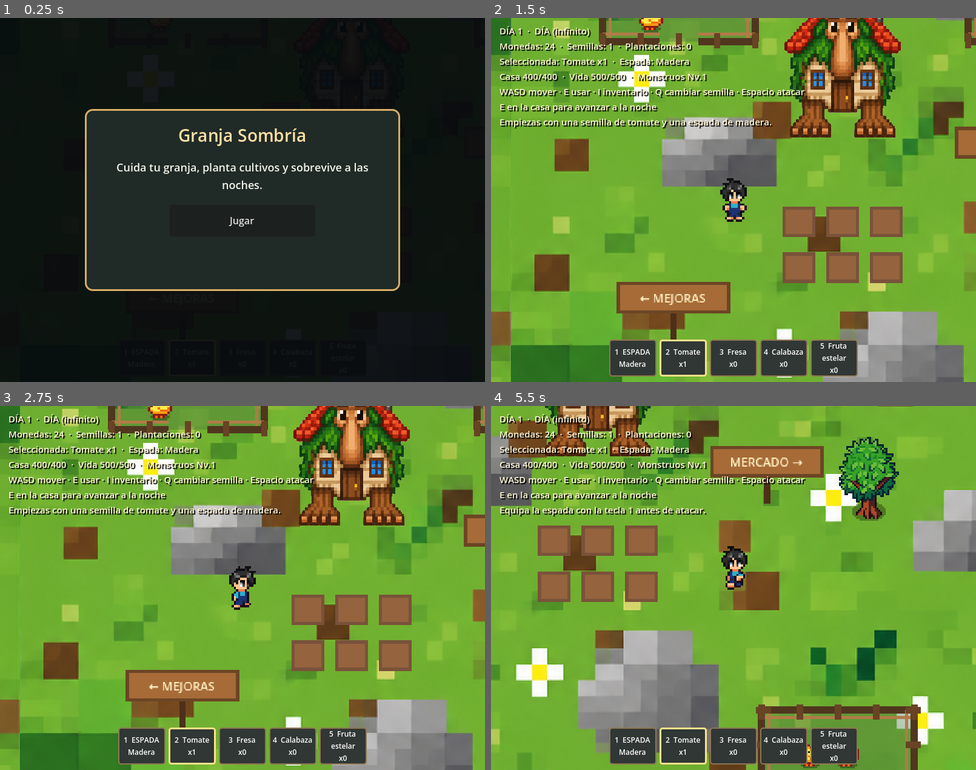
Above: before the commit, frames 1-4 (two rows, left to right).
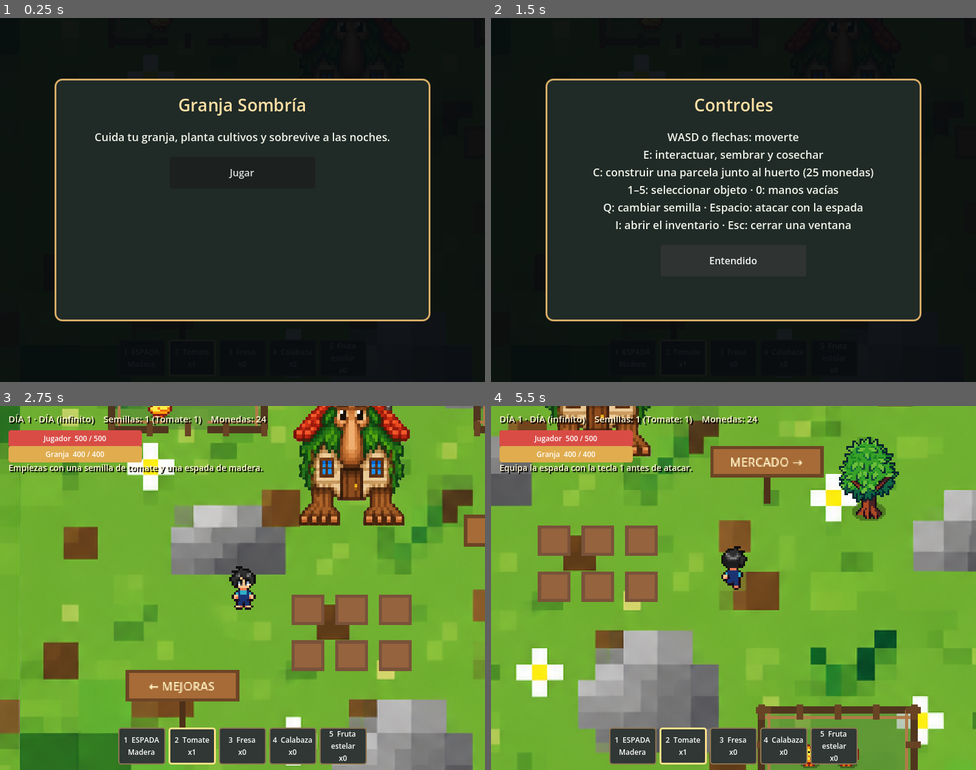
Above: after the commit, the same moments.

Repository: jisaac798/Haven-Project
Game: Godot game, scene res://Main.tscn
Two runs of this game, one before a commit and one after it. Both use one fixed random seed, a clock stepped at 60 frames per second and the inputs below.
Inputs (mouse positions are in pixels of both pictures, inside the frame that each line leads up to):
- Up to frame 1 (0.25 s): no input
- Up to frame 2 (1.5 s): click "Jugar" at 0.5 s; click (733, 207) at 1.25 s, where only the run after the commit has a clickable "Entendido"
- Up to frame 3 (2.75 s): click (242, 649) at 2 s, where only the run after the commit has a clickable "Entendido"
- Up to frame 4 (5.5 s): tap Enter at 2.75 s; hold Right (ui_right) 2.78-3.53 s; tap C at 2.85, 3.8, 4.35, 5.3 s; tap Space at 3.02, 3.77, 5.27 s; tap Q at 3.05, 3.6, 4.55, 5.1 s; hold Down (ui_down) 3.53-4.28 s; hold Right (ui_right) 4.28-5.03 s; hold Up (ui_up) from 5.03 s (still down)

The runs differ from the first frame. In frame 1, 8.4% of the frame differs, in the area x 11-89%, y 16-84%; in frame 2, 99%, in the area x 0-100%, y 0-100%; in frame 3, 6.8%; in frame 4, 6.5%.

Commit message:
version final final finalísima

Diff:
--- a/main.gd
+++ b/main.gd
@@ -16,6 +16,8 @@
 const LIBERTY_COST := 12000
 const HOTBAR_SLOTS := 5
 const ITEM_SWORD := 4
+const GARDEN_PLOT_COST := 25
+const ENEMY_HOUSE_SPAWN_CLEARANCE := 300.0
 const CASITA_SOURCE: Texture2D = preload("res://assets/Objects/Casita.png")
 const BRAINROT_SOURCE: Texture2D = preload("res://assets/Enemies/Brainrot.png")
 
@@ -52,6 +54,10 @@
 var attack_cooldown := 0.0
 var sword_swing := 0.0
 var facing := Vector2(0, 1)
+var player_animation_time := 0.0
+var player_animation_frame := -1
+var player_animation_direction := ""
+var player_animation_walking := false
 var spawn_timer := 0.0
 var msg := "Empiezas con una semilla. Siembra junto a tu granja."
 var msg_timer := 6.0
@@ -79,6 +85,11 @@
 var market_display: Sprite2D
 var upgrades_display: Sprite2D
 var hud: Label
+var player_health_bar: ProgressBar
+var house_health_bar: ProgressBar
+var player_health_label: Label
+var house_health_label: Label
+var message_label: Label
 var hotbar: HBoxContainer
 var hotbar_cells: Array[PanelContainer] = []
 var ambient_music: AudioStreamPlayer
@@ -158,17 +169,34 @@
 	_create_audio()
 	hud = Label.new()
 	hud.position = Vector2(14, 10)
+	hud.size = Vector2(772, 24)
 	hud.add_theme_font_size_override("font_size", 15)
 	hud.add_theme_color_override("font_color", Color("fff5d6"))
 	hud.add_theme_color_override("font_shadow_color", Color(0, 0, 0, 0.8))
 	hud.add_theme_constant_override("shadow_offset_x", 2)
 	hud.add_theme_constant_override("shadow_offset_y", 2)
 	layer.add_child(hud)
+	player_health_bar = _create_health_bar(layer, Vector2(14, 40), Color("d94c46"))
+	player_health_label = player_health_bar.get_node("ValueLabel") as Label
+	house_health_bar = _create_health_bar(layer, Vector2(14, 66), Color("e0ac4e"))
+	house_health_label = house_health_bar.get_node("ValueLabel") as Label
+	message_label = Label.new()
+	message_label.position = Vector2(14, 92)
+	message_label.size = Vector2(760, 28)
+	message_label.add_theme_font_size_override("font_size", 14)
+	message_label.add_theme_color_override("font_color", Color("fff5d6"))
+	message_label.add_theme_color_override("font_shadow_color", Color(0, 0, 0, 0.85))
+	message_label.add_theme_constant_override("shadow_offset_x", 2)
+	message_label.add_theme_constant_override("shadow_offset_y", 2)
+	layer.add_child(message_label)
 	_create_popup(layer)
 	_create_hotbar(layer)
 	_create_splash(layer)
 	hud.visible = false
-	_show_splash("Granja Sombría", "Cuida tu granja, planta cultivos y sobrevive a las noches.", "Jugar", _start_game)
+	player_health_bar.visible = false
+	house_health_bar.visible = false
+	message_label.visible = false
+	_show_splash("Granja Sombría", "Cuida tu granja, planta cultivos y sobrevive a las noches.", "Jugar", _show_objective_tutorial)
 	_update_hud()
 
 func _create_popup(layer: CanvasLayer) -> void:
@@ -213,6 +241,31 @@
 	popup_buttons.add_theme_constant_override("separation", 8)
 	popup_scroll.add_child(popup_buttons)
 
+func _create_health_bar(layer: CanvasLayer, position: Vector2, fill_color: Color) -> ProgressBar:
+	var bar := ProgressBar.new()
+	bar.position = position
+	bar.size = Vector2(220, 22)
+	bar.min_value = 0
+	bar.show_percentage = false
+	var background := StyleBoxFlat.new()
+	background.bg_color = Color("202a27")
+	background.set_corner_radius_all(4)
+	var fill := StyleBoxFlat.new()
+	fill.bg_color = fill_color
+	fill.set_corner_radius_all(4)
+	bar.add_theme_stylebox_override("background", background)
+	bar.add_theme_stylebox_override("fill", fill)
+	layer.add_child(bar)
+	var value_label := Label.new()
+	value_label.name = "ValueLabel"
+	value_label.set_anchors_preset(Control.PRESET_FULL_RECT)
+	value_label.horizontal_alignment = HORIZONTAL_ALIGNMENT_CENTER
+	value_label.vertical_alignment = VERTICAL_ALIGNMENT_CENTER
+	value_label.add_theme_font_size_override("font_size", 12)
+	value_label.add_theme_color_override("font_color", Color.WHITE)
+	bar.add_child(value_label)
+	return bar
+
 func _create_splash(layer: CanvasLayer) -> void:
 	start_screen = ColorRect.new()
 	start_screen.set_anchors_preset(Control.PRESET_FULL_RECT)
@@ -223,7 +276,7 @@
 	center.set_anchors_preset(Control.PRESET_FULL_RECT)
 	start_screen.add_child(center)
 	var panel := PanelContainer.new()
-	panel.custom_minimum_size = Vector2(520, 300)
+	panel.custom_minimum_size = Vector2(620, 400)
 	var style := StyleBoxFlat.new()
 	style.bg_color = Color("202a27")
 	style.border_color = Color("d8ad66")
@@ -265,10 +318,29 @@
 func _on_splash_button() -> void:
 	if splash_action.is_valid(): splash_action.call()
 
+func _show_objective_tutorial() -> void:
+	_show_splash(
+		"Objetivo",
+		"Mantén tu granja y sobrevive a los monstruos que aparecen por la noche. Cultiva y vende tus cosechas para reunir el dinero necesario para irte y empezar una nueva vida.",
+		"Entendido",
+		_show_controls_tutorial
+	)
+
+func _show_controls_tutorial() -> void:
+	_show_splash(
+		"Controles",
+		"WASD o flechas: moverte\nE: interactuar, sembrar y cosechar\nC: construir una parcela junto al huerto (25 monedas)\n1–5: seleccionar objeto · 0: manos vacías\nQ: cambiar semilla · Espacio: atacar con la espada\nI: abrir el inventario · Esc: cerrar una ventana",
+		"Entendido",
+		_start_game
+	)
+
 func _start_game() -> void:
 	started = true
 	start_screen.visible = false
 	hud.visible = true
+	player_health_bar.visible = true
+	house_health_bar.visible = true
+	message_label.visible = true
 	msg = "Empiezas con una semilla de tomate y una espada de madera."
 	msg_timer = 6
 	_update_hud()
@@ -587,6 +659,7 @@
 			msg_timer = 5.0
 	else:
 		house_hp = minf(_max_house_hp(), house_hp + delta * 1.25)
+	var previous_player_pos := player_pos
 	if not shop_open: _move_player(delta)
 	camera.position = player_pos
 	_update_sword_display()
@@ -598,7 +671,7 @@
 		else:
 			msg = "Equipa la espada con la tecla 1 antes de atacar."
 			msg_timer = 1.4
-	_animate_player()
+	_animate_player(delta, player_pos - previous_player_pos)
 	var night_tint := Color(0.48, 0.52, 0.66) if is_night else Color.WHITE
 	market_display.modulate = night_tint
 	upgrades_display.modulate = night_tint
@@ -623,6 +696,9 @@
 		return
 	if event.keycode == KEY_Q and not shop_open:
 		_cycle_seed()
+		return
+	if event.keycode == KEY_C and not shop_open:
+		_build_garden_plot()
 		return
 	if event.keycode == KEY_E and not shop_open:
 		_interact()
@@ -708,11 +784,59 @@
 		if p.distance_to(r.pos) < r.r + 10: return true
 	return false
 
-func _animate_player() -> void:
+func _animate_player(delta: float, movement: Vector2) -> void:
 	if player_sprite == null: return
-	var moving := Input.get_vector("ui_left", "ui_right", "ui_up", "ui_down").length() > 0 or Input.is_key_pressed(KEY_W) or Input.is_key_pressed(KEY_A) or Input.is_key_pressed(KEY_S) or Input.is_key_pressed(KEY_D)
-	if moving and not walk_frames.is_empty(): player_sprite.texture = walk_frames[int(Time.get_ticks_msec() / 65) % walk_frames.size()]
-	elif not idle_frames.is_empty(): player_sprite.texture = idle_frames[int(Time.get_ticks_msec() / 120) % idle_frames.size()]
+	var previous_direction := player_animation_direction
+	var moving := movement.length_squared() > 0.01
+	if moving:
+		facing = movement.normalized()
+		if absf(movement.x) > absf(movement.y):
+			player_animation_direction = "right" if movement.x > 0 else "left"
+		else:
+			player_animation_direction = "down" if movement.y > 0 else "up"
+	var frames: Array[Texture2D] = walk_frames if moving and not walk_frames.is_empty() else idle_frames
+	if frames.is_empty(): return
+	var use_walk := moving and not walk_frames.is_empty()
+	var frame_start := 0
+	var frame_count := 4
+	if use_walk:
+		frame_count = 6
+		match player_animation_direction:
+			"up": frame_start = 6
+			"right", "left": frame_start = 12
+			_: frame_start = 0
+	else:
+		match player_animation_direction:
+			"up": frame_start = 4
+			"right", "left": frame_start = 8
+			_: frame_start = 0
+	player_sprite.flip_h = player_animation_direction == "left"
+	var direction_changed := previous_direction != player_animation_direction
+	var changed := moving != player_animation_walking or direction_changed or player_animation_frame < 0
+	if changed:
+		player_animation_walking = moving
+		player_animation_time = 0.0
+		player_animation_frame = 0
+		player_sprite.texture = frames[frame_start]
+		return
+	player_animation_time += delta
+	var frame_duration := 0.075 if moving else 0.14
+	if player_animation_time >= frame_duration:
+		player_animation_time = fmod(player_animation_time, frame_duration)
+		player_animation_frame = (player_animation_frame + 1) % frame_count
+		player_sprite.texture = frames[frame_start + player_animation_frame]
+
+func _build_garden_plot() -> void:
+	if player_pos.distance_to(FARM_POS) >= 200:
+		msg = "Acércate al huerto para construir una parcela."
+	elif coins < GARDEN_PLOT_COST:
+		msg = "Necesitas %d monedas para ampliar el huerto." % GARDEN_PLOT_COST
+	else:
+		coins -= GARDEN_PLOT_COST
+		planted.append(null)
+		msg = "Construiste una parcela nueva para tu huerto."
+	msg_timer = 3.0
+	queue_redraw()
 
 func _interact() -> void:
 	if player_pos.distance_to(MARKET_POS) < 145:
@@ -732,8 +856,8 @@
 			msg = "La casa está bajo ataque. Sobrevive hasta el amanecer."
 			msg_timer = 3
 		return
-	for i in range(6):
-		var p := FARM_POS + Vector2((i % 3) * 40 - 40, floori(float(i) / 3.0) * 42)
+	for i in range(planted.size()):
+		var p := _garden_plot_position(i)
 		if player_pos.distance_to(p) < 42:
 			if planted[i] != null and planted[i].growth >= 7:
 				var crop_id: int = planted[i].crop
@@ -752,13 +876,25 @@
 			msg_timer = 3
 			_refresh_hotbar()
 			return
+
+func _garden_plot_position(index: int) -> Vector2:
+	return FARM_POS + Vector2((index % 3) * 40 - 40, floori(float(index) / 3.0) * 42)
 func _night_spawning(delta: float) -> void:
 	spawn_timer -= delta
 	var max_enemies := 2 + day
 	if spawn_timer <= 0 and enemies.size() < max_enemies:
-		var p := player_pos + Vector2(rng.randf_range(-310, 310), rng.randf_range(-240, 240))
-		p.x = clampf(p.x, 30, WORLD.x - 30)
-		p.y = clampf(p.y, 30, WORLD.y - 30)
+		var p := Vector2.ZERO
+		var spawn_found := false
+		for attempt in range(32):
+			p = player_pos + Vector2(rng.randf_range(-310, 310), rng.randf_range(-240, 240))
+			p.x = clampf(p.x, 30, WORLD.x - 30)
+			p.y = clampf(p.y, 30, WORLD.y - 30)
+			if p.distance_to(HOUSE_POS) >= ENEMY_HOUSE_SPAWN_CLEARANCE:
+				spawn_found = true
+				break
+		if not spawn_found:
+			var fallback_direction := Vector2.RIGHT.rotated(rng.randf_range(0.0, TAU))
+			p = HOUSE_POS + fallback_direction * ENEMY_HOUSE_SPAWN_CLEARANCE
 		var roll := rng.randi_range(1, 100)
 		var kind := "orc" if rng.randf() < 0.5 else "soldier"
 		if roll == 67: kind = "67"
@@ -892,12 +1028,16 @@
 	_new_game()
 	started = true
 	hud.visible = true
+	player_health_bar.visible = true
+	house_health_bar.visible = true
+	message_label.visible = true
 	start_screen.visible = false
 
 func _new_game() -> void:
 	day = 1; night_number = 0; night_elapsed = 0; coins = 24; seeds_found = 1; seed_counts = [1, 0, 0, 0]; produce_counts  …(229 unchanged characters)…
 	enemies.clear(); house_hp = 400; player_hp = 500; player_life_level = 0; sword_level = 0; grow_level = 0; fence_level = 0; life_level = 0; drop_level = 0
 	player_pos = Vector2(1700, 1230); game_over = false; shop_open = false; is_night = false
+	facing = Vector2(0, 1); player_animation_time = 0.0; player_animation_frame = -1; player_animation_direction = ""; player_animation_walking = false
 	msg = "Empiezas con una semilla de tomate y una espada de madera."
 	msg_timer = 6
 	shop_open = false
@@ -909,11 +1049,15 @@
 func _update_hud() -> void:
 	if hud == null: return
 	var phase := "NOCHE (%ds)" % int(ceil(30.0 + night_number * 5.0 - night_elapsed)) if is_night else "DÍA (infinito)"
-	var status := "Casa %d/%d  ·  Vida %d/%d  ·  Monstruos Nv.%d" % [int(house_hp), int(_max_house_hp()), int(player_hp), int(_max_player_hp()), 1 + floori(float(day - 1) / 7.0)]
-	hud.text = "DÍA %d  ·  %s\nMonedas: %d  ·  Semillas: %d  ·  Plantaciones: %d\nSeleccionada: %s x%d  ·  Espada: %s\n%s\nWASD mover · E usar · I inventario · Q cambiar semilla · Espacio atacar" % [day, phase, coins, _total_seeds(), _total_produce(), SEED_NAMES[selected_seed], seed_counts[selected_seed], SWORD_NAMES[sword_level], status]
-	if not is_night and not game_over: hud.text += "\nE en la casa para avanzar a la noche"
-	if msg_timer > 0: hud.text += "\n" + msg
-	if game_over: hud.text += "\n\nFIN DE LA PARTIDA · Pulsa ENTER para volver a empezar"
+	hud.text = "DÍA %d · %s    Semillas: %d (%s: %d)    Monedas: %d" % [day, phase, _total_seeds(), SEED_NAMES[selected_seed], seed_counts[selected_seed], coins]
+	player_health_bar.max_value = _max_player_hp()
+	player_health_bar.value = player_hp
+	player_health_label.text = "Jugador  %d / %d" % [int(player_hp), int(_max_player_hp())]
+	house_health_bar.max_value = _max_house_hp()
+	house_health_bar.value = house_hp
+	house_health_label.text = "Granja  %d / %d" % [int(house_hp), int(_max_house_hp())]
+	message_label.text = msg if msg_timer > 0 and not game_over else ""
+	message_label.visible = started and msg_timer > 0 and not game_over
 
 func _total_seeds() -> int:
 	var total := 0
@@ -942,8 +1086,8 @@
 	_draw_sign(FARM_POS + Vector2(-155, 72), "← MEJORAS")
 	_draw_sign(FARM_POS + Vector2(155, -70), "MERCADO →")
 	# Plantación y casillas.
-	for i in range(6):
-		var p := FARM_POS + Vector2((i % 3) * 40 - 40, floori(float(i) / 3.0) * 42)
+	for i in range(planted.size()):
+		var p := _garden_plot_position(i)
 		draw_rect(Rect2(p - Vector2(15, 14), Vector2(30, 28)), Color("79523a"))
 		draw_rect(Rect2(p - Vector2(12, 11), Vector2(24, 22)), Color("95633e"))
 		if planted[i] != null:
@@ -986,7 +1130,13 @@
 			var tree: Dictionary = drawable.item
 			if tree_sprite: draw_texture_rect(tree_sprite, Rect2(tree.pos - Vector2(18, 25) * tree.scale, Vector2(36, 50) * tree.scale), false)
 		elif drawable.kind == "player":
-			if player_sprite.texture: draw_texture_rect(player_sprite.texture, Rect2(player_pos - Vector2(12, 20), Vector2(24, 40)), false)
+			if player_sprite.texture:
+				if player_animation_direction == "left":
+					draw_set_transform(player_pos, 0.0, Vector2(-1, 1))
+					draw_texture_rect(player_sprite.texture, Rect2(Vector2(-12, -20), Vector2(24, 40)), false)
+					draw_set_transform(Vector2.ZERO, 0.0, Vector2.ONE)
+				else:
+					draw_texture_rect(player_sprite.texture, Rect2(player_pos - Vector2(12, 20), Vector2(24, 40)), false)
 		else:
 			var enemy: Dictionary = drawable.item
 			var pos: Vector2 = enemy.pos
@@ -995,7 +1145,9 @@
 			var brainrot_row := 0
 			if enemy.kind == "soldier" or enemy.kind == "tung": brainrot_row = 1
 			elif enemy.kind == "67": brainrot_row = 2
-			var source := Rect2(frame * 158, [140, 500, 860][brainrot_row], 158, [295, 270, 265][brainrot_row]) if brainrot_sheet else Rect2(frame * 100, 0, 100, 100)
+			# Recorta los márgenes vacíos de cada fila para que el pez no quede reducido
+			# dentro del mismo tamaño de dibujo que los otros enemigos.
+			var source := Rect2(frame * 158, [162, 510, 883][brainrot_row], 158, [255, 241, 202][brainrot_row]) if brainrot_sheet else Rect2(frame * 100, 0, 100, 100)
 			var size := Vector2(56, 84) if brainrot_sheet else Vector2(144, 196)
 			if enemy_texture: draw_texture_rect_region(enemy_texture, Rect2(pos - size / 2, size), source)
 			else: draw_circle(pos, 33, Color("090d17"))
Not shown, changed: export_presets.cfg
Not shown, added: export/index.audio.position.worklet.js
Not shown, added: export/index.audio.worklet.js
Not shown, added: export/index.js
Not shown, added: export/index.pck
Not shown, added: export/index.png
Not shown, added: export/index.wasm
